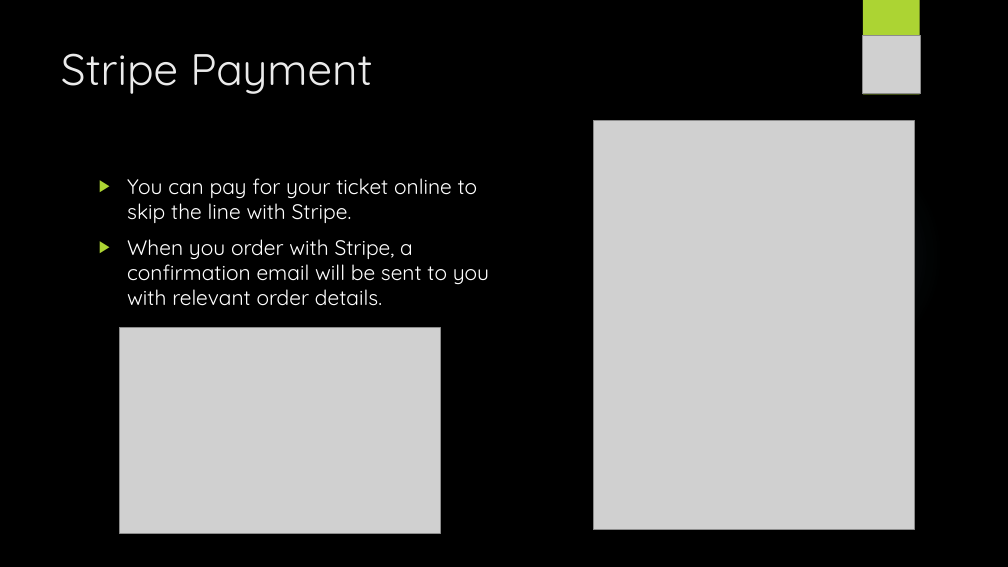
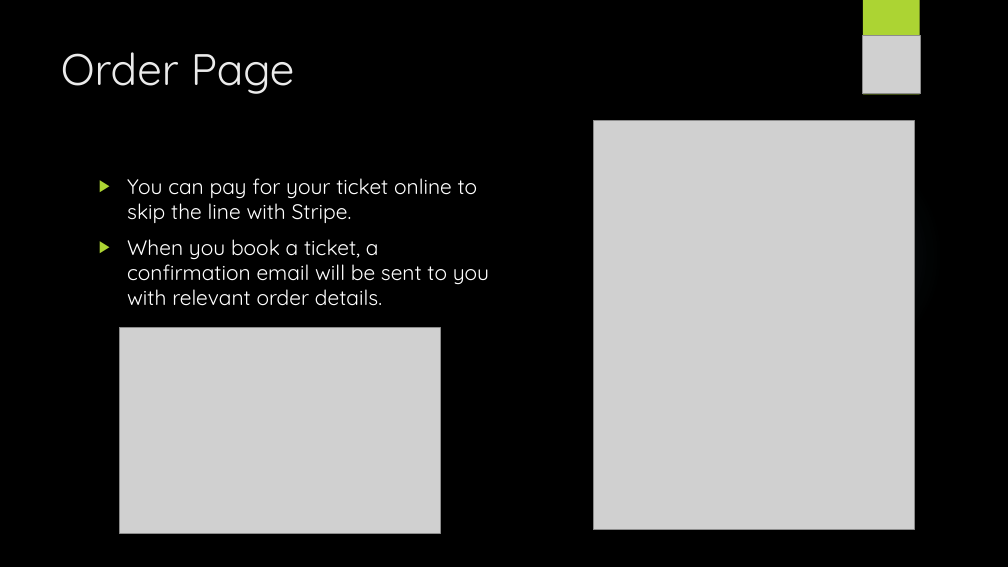
Before and after one commit to vladapple/MoonriseMovies, a slide deck: slide 6 of Files/MoonriseMoviesPresentation.pptx. Drawn at 1008x567 pixels with LibreOffice and Linux fonts; fonts in the diff are those of the drawing; grey boxes stand for pictures; background and template pictures are left out. Boxes give left, top, right and bottom in pixels: in the first picture for what was removed or moved away, otherwise in the second. Text is boxed around its words. In the diff, an @@ line names an element or a change of style, - is before the commit and + after.

Commit message:
powerpoint finished

```diff
--- a/Files/MoonriseMoviesPresentation.pptx
+++ b/Files/MoonriseMoviesPresentation.pptx
@@ title at <box>61,52,295,94</box>: text changed @@
-Stripe Payment
+Order Page
@@ text at <box>127,239,489,306</box>: text changed @@
-▶ When you order with Stripe, a confirmation email will be sent to you with relevant order details.
+▶ When you book a ticket, a confirmation email will be sent to you with relevant order details.
```
Also in this commit, not shown: 4 other slides changed, 8 slides added, 8 slides removed.
